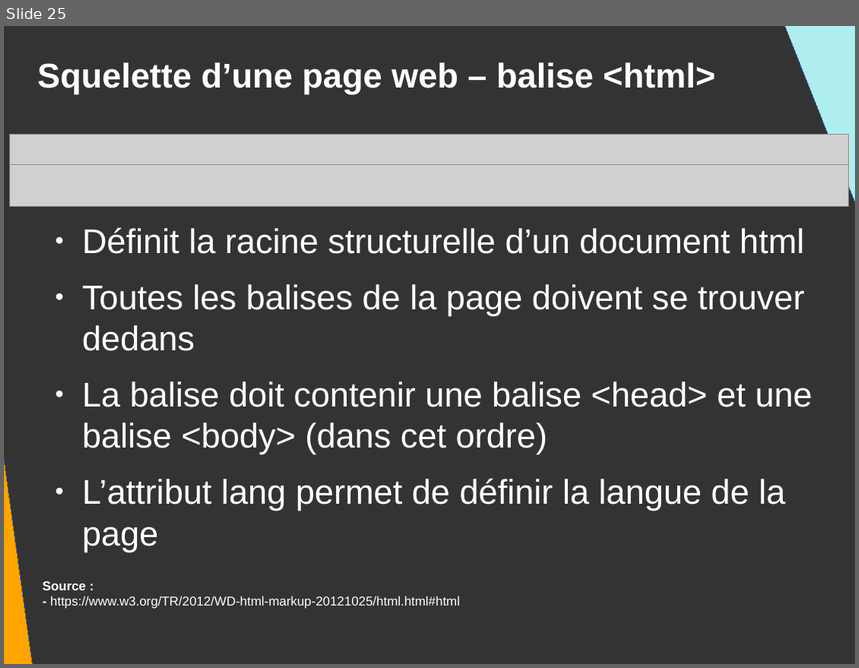
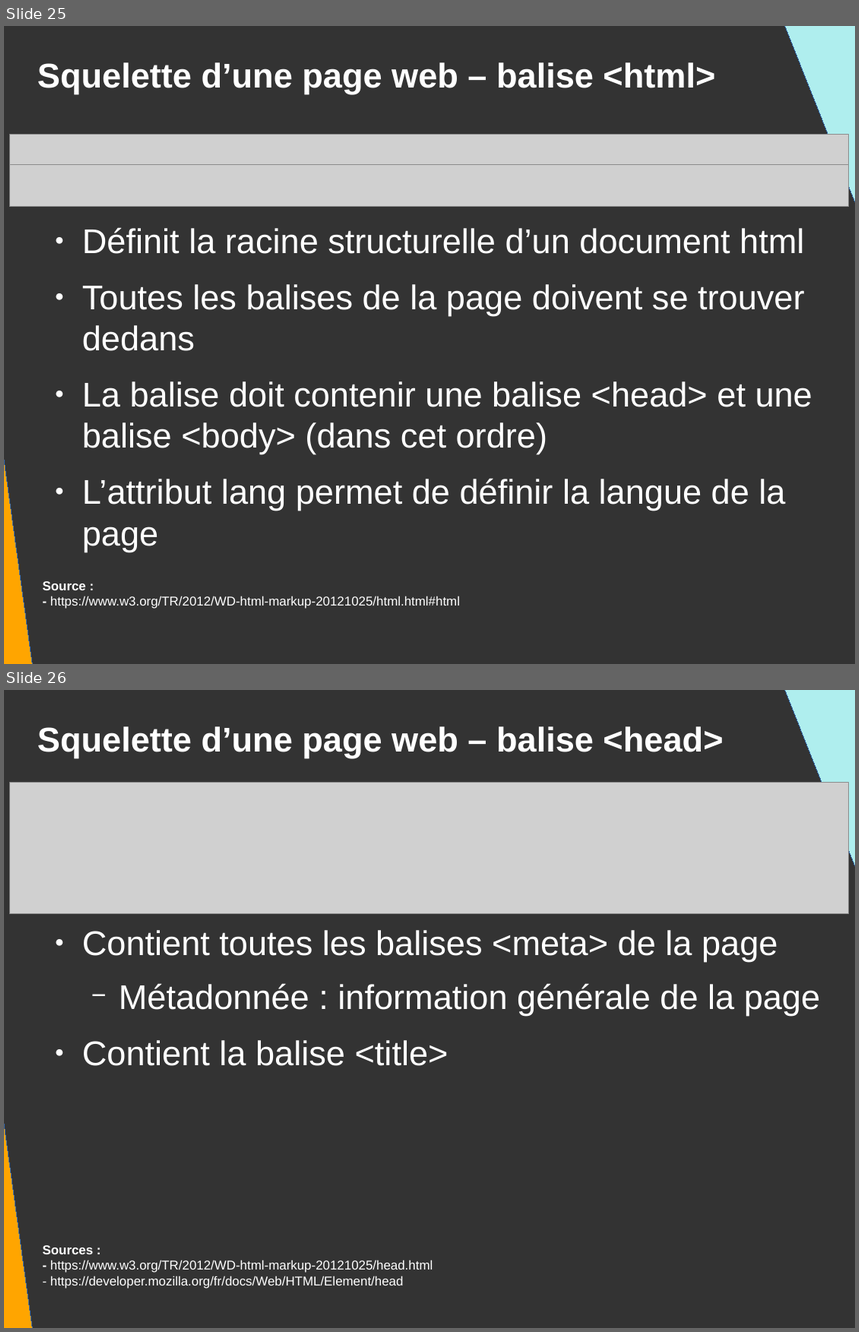
Before and after one commit to DanYellow/presentations, a slide deck: mmi/html/presentation.odp. Shown one above the other, each under a label of ours: slide 25 before the commit, slides 25 and 26 after it. The pictures are 859x668 and 859x1332 pixels, drawn with LibreOffice and Linux fonts; fonts in the diff are those of the drawing; grey boxes stand for pictures. Boxes give left, top, right and bottom in pixels: in the first picture for what was removed or moved away, otherwise in the second. Text is boxed around its words. In the diff, an @@ line names an element or a change of style, - is before the commit and + after.

```diff
--- a/mmi/html/presentation.odp
+++ b/mmi/html/presentation.odp
@@ slide 26 added at <box>4,690,855,1328</box>, background #333333 @@
@@ right triangle added at <box>776,690,855,998</box>, fill #AFEEEE, outline #3465A4 0 pt @@
@@ title added at <box>37,726,723,758</box>, 32 pt, text #FFFFFF, bold @@
+Squelette d’une page web – balise <head>
@@ right triangle added at <box>4,789,35,1328</box>, fill #FFA500, outline #3465A4 0 pt @@
@@ picture added at <box>9,783,849,914</box> @@
@@ text added at <box>82,930,820,1066</box>, 32 pt, text #FFFFFF @@
+● Contient toutes les balises <meta> de la page
+  − Métadonnée : information générale de la page
+● Contient la balise <title>
@@ text added at <box>43,1246,433,1289</box>, 12 pt, text #FFFFFF @@
+Sources :
+- https://www.w3.org/TR/2012/WD-html-markup-20121025/head.html
+- https://developer.mozilla.org/fr/docs/Web/HTML/Element/head
```
Also in this commit, not shown: 5 slides changed, 8 other slides added, 2 slides removed, 5 other files.
